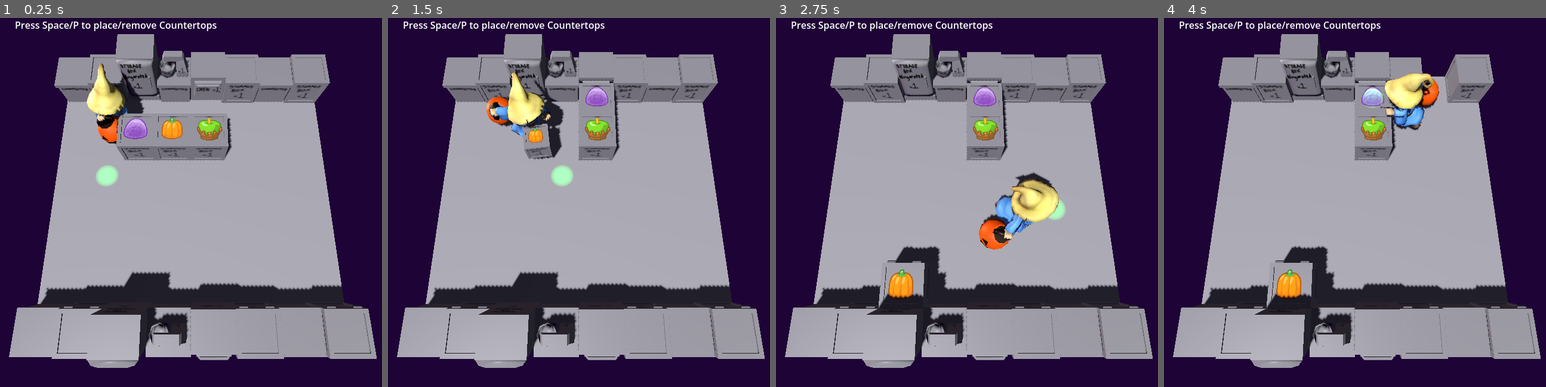
Above: before the commit, frames 1-4 (left to right).
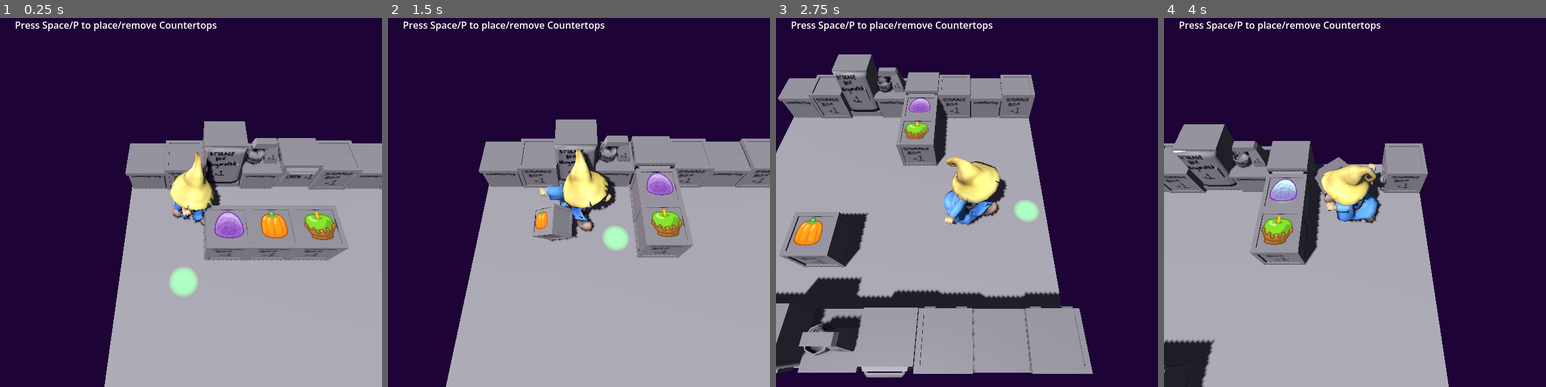
Above: after the commit, the same moments.

Repository: AdmiralPotato/halloween_game_2026
Game: Godot game, scene res://map/TilemapTest.tscn
Two runs of this game, one before a commit and one after it. Both use one fixed random seed, a clock stepped at 60 frames per second and the inputs below.
Inputs (mouse positions are in pixels of both pictures, inside the frame that each line leads up to):
- Up to frame 1 (0.25 s): no input
- Up to frame 2 (1.5 s): tap Space at 0.5, 1.25 s; move the mouse to (663, 176) at 0.52 s; hold Right (move_right) 0.53-1.28 s; tap P (pickup) at 0.6, 1.35 s; move the mouse to (502, 213) at 1.27 s; hold Down (move_down) from 1.28 s (still down)
- Up to frame 3 (2.75 s): tap Space at 2 s; move the mouse to (1005, 110) at 2.02 s; release Down (move_down) at 2.03 s; hold Right (move_right) from 2.03 s (still down); tap P (pickup) at 2.1 s
- Up to frame 4 (4 s): tap Space at 2.75, 3.5 s; move the mouse to (1335, 272) at 2.77 s; release Right (move_right) at 2.78 s; hold Up (move_up) 2.78-3.53 s; tap P (pickup) at 2.85, 3.6 s; move the mouse to (1469, 254) at 3.52 s; hold Left (move_left) from 3.53 s (still down)

The runs differ from the first frame. In frame 1, 54% of the frame differs, in the area x 2-100%, y 4-100%; in frame 2, 49%; in frame 3, 46%; in frame 4, 54%, in the area x 0-99%, y 4-100%.

Commit message:
Carry held item closer to player's hand

Diff:
--- a/map/TestPlayer.tscn
+++ b/map/TestPlayer.tscn
@@ -3,14 +3,7 @@
 [ext_resource type="Script" uid="uid://bhpv87diypx7w" path="res://map/test_player.gd" id="1_qrya2"]
 [ext_resource type="PackedScene" uid="uid://c0nueq4njhld5" path="res://assets/mage.glb" id="2_rn8i4"]
 
-[sub_resource type="CapsuleMesh" id="CapsuleMesh_el5rg"]
-
 [sub_resource type="CapsuleShape3D" id="CapsuleShape3D_el5rg"]
-
-[sub_resource type="PrismMesh" id="PrismMesh_el5rg"]
-
-[sub_resource type="StandardMaterial3D" id="StandardMaterial3D_g1bkv"]
-albedo_color = Color(1, 0.6, 0, 1)
 
 [sub_resource type="AnimationNodeAnimation" id="AnimationNodeAnimation_rn8i4"]
 animation = &"idle"
@@ -44,87 +37,93 @@
 linear_damp = 5.0
 script = ExtResource("1_qrya2")
 
-[node name="CapsuleMesh" type="MeshInstance3D" parent="." unique_id=651257228]
-visible = false
-mesh = SubResource("CapsuleMesh_el5rg")
+[node name="RemoteTransform3D" type="RemoteTransform3D" parent="." unique_id=726062487]
+remote_path = NodePath("../Dolly")
+update_rotation = false
+update_scale = false
+
+[node name="Dolly" type="Node3D" parent="." unique_id=1835635565]
+top_level = true
+
+[node name="Camera3D" type="Camera3D" parent="Dolly" unique_id=2100699906]
+transform = Transform3D(1, 0, 0, 0, 0.49999994, 0.86602545, 0, -0.86602545, 0.49999994, 0, 6, 3)
+current = true
 
 [node name="CapsuleCollision" type="CollisionShape3D" parent="." unique_id=1137736007]
+transform = Transform3D(1, 0, 0, 0, 1, 0, 0, 0, 1, 0, 1, 0)
 shape = SubResource("CapsuleShape3D_el5rg")
 
-[node name="Beak" type="MeshInstance3D" parent="." unique_id=441891062]
-transform = Transform3D(0.875, 0, 0, 0, -4.371139e-08, -0.125, 0, 1, -5.4639235e-09, 0, 0.5, 0.29879713)
-visible = false
-mesh = SubResource("PrismMesh_el5rg")
-surface_material_override/0 = SubResource("StandardMaterial3D_g1bkv")
-
 [node name="mage" parent="." unique_id=645908498 instance=ExtResource("2_rn8i4")]
-transform = Transform3D(2, 0, 0, 0, 2, 0, 0, 0, 2, 0, -1, 0)
+transform = Transform3D(2, 0, 0, 0, 2, 0, 0, 0, 2, 0, 0, 0)
 
 [node name="Skeleton3D" parent="mage/mage_bones" parent_id_path=PackedInt32Array(645908498, 907022497) index="0" unique_id=1433606933]
-bones/1/position = Vector3(-0.0036956922, 0.34841713, -0.15310034)
-bones/1/rotation = Quaternion(-4.034879e-06, 0.70738846, 0.7068251, 4.3074604e-05)
-bones/2/rotation = Quaternion(0.67073405, -1.3196218e-05, 6.794723e-06, 0.74169797)
-bones/3/rotation = Quaternion(0.09534583, -0.0059629525, 0.067445904, 0.99313885)
-bones/4/rotation = Quaternion(-0.26550865, 0.025448184, -0.017876096, 0.96360683)
-bones/5/rotation = Quaternion(0.048027676, 0.050823405, 0.0036372496, 0.9975456)
-bones/6/rotation = Quaternion(0.34030646, -0.0016818501, 0.028611075, 0.93987775)
-bones/7/rotation = Quaternion(0.0023471185, 0.0033363707, 0.04682796, 0.9988947)
-bones/8/rotation = Quaternion(0.7360791, -0.015842862, 0.06280478, 0.6737894)
-bones/9/rotation = Quaternion(0.6058193, -0.13491389, -0.04533072, 0.7827684)
-bones/10/rotation = Quaternion(0.69249123, -0.023886878, 0.14564177, 0.70616835)
-bones/11/rotation = Quaternion(0.7465088, 0.15311207, -0.0287802, 0.64687943)
-bones/12/rotation = Quaternion(0.808893, -1.2934716e-08, -2.2334658e-07, 0.58795595)
-bones/13/rotation = Quaternion(0.8942657, -3.2231206e-08, -4.8093742e-08, -0.4475366)
-bones/14/rotation = Quaternion(0.7810135, -0.33088446, -0.48346016, -0.21633291)
-bones/15/rotation = Quaternion(0.78101313, 0.33088514, 0.48345962, -0.21633428)
-bones/16/rotation = Quaternion(-0.6587107, 0.5106062, 0.27715963, 0.4780838)
-bones/17/rotation = Quaternion(-0.4304025, -0.22230141, -0.053504888, 0.873197)
-bones/18/rotation = Quaternion(-0.06604284, -2.0209721e-07, -0.43588194, 0.8975775)
-bones/19/rotation = Quaternion(-0.5468958, 0.7717241, -0.011613611, 0.32436407)
-bones/20/rotation = Quaternion(0.20471224, 0.46455458, 0.170409, 0.844537)
-bones/22/position = Vector3(-3.6540753e-09, 0.112499796, 1.5730109e-08)
-bones/22/rotation = Quaternion(-1.1323323e-07, 3.094536e-08, -0.7071098, 0.70710385)
-bones/23/rotation = Quaternion(-0.26775783, 0.9039118, -0.18967636, 0.27435768)
-bones/24/rotation = Quaternion(0.5763665, 0.62298816, 0.21208975, -0.484464)
-bones/25/rotation = Quaternion(-0.30020222, 0.40181547, 0.53306526, 0.68136954)
-bones/26/rotation = Quaternion(-0.06649137, -8.707871e-08, 0.4388437, 0.89610004)
-bones/27/rotation = Quaternion(-0.2240644, 0.25346404, -0.7800337, 0.52640146)
-bones/28/rotation = Quaternion(-0.046821233, -0.8019391, -0.20933747, 0.5575657)
-bones/30/position = Vector3(-0.0048954207, 0.06399489, 0.01189157)
-bones/30/rotation = Quaternion(0.46853447, 0.4715668, 0.50569445, 0.54988486)
-bones/31/rotation = Quaternion(-0.1920642, 0.33270106, -0.59464604, 0.70627016)
-bones/32/rotation = Quaternion(-0.11678643, 0.889258, -0.4400022, 0.044488076)
-bones/33/rotation = Quaternion(0.16884397, 0.86923605, -0.46433794, -0.01762713)
-bones/34/rotation = Quaternion(-0.18996975, 0.9817633, 0.0017772443, -0.0070148217)
-bones/35/rotation = Quaternion(0.18987331, 0.9816523, 0.0062967446, -0.016348165)
-bones/36/rotation = Quaternion(0.11291852, 1.7884167e-07, -1.321545e-07, 0.99360424)
+bones/1/position = Vector3(-0.0042756493, 0.309306, -0.15347344)
+bones/1/rotation = Quaternion(-0.00035229177, 0.73139405, 0.6819444, 0.0038098656)
+bones/2/rotation = Quaternion(0.6906483, -0.0020898043, 0.0011138603, 0.72318697)
+bones/3/rotation = Quaternion(0.06379632, -0.0037536272, 0.0605532, 0.9961171)
+bones/4/rotation = Quaternion(-0.2930347, 0.020516478, 0.0011119385, 0.955881)
+bones/5/rotation = Quaternion(-0.03634097, 0.11379323, 0.02099334, 0.99261767)
+bones/6/rotation = Quaternion(0.34030646, -0.0016818575, 0.028611235, 0.9398777)
+bones/7/rotation = Quaternion(-0.03824296, 0.00482796, 0.031736076, 0.9987528)
+bones/8/rotation = Quaternion(0.78557485, 0.006577451, -0.0074039125, 0.61868733)
+bones/9/rotation = Quaternion(0.63566333, -0.12829511, -0.037336826, 0.7603147)
+bones/10/rotation = Quaternion(0.72007215, -0.029629063, 0.13294463, 0.6803999)
+bones/11/rotation = Quaternion(0.77172977, 0.1396955, -0.010835424, 0.6203233)
+bones/12/rotation = Quaternion(0.8002075, 1.0308913e-08, -2.3112077e-07, 0.59972334)
+bones/13/rotation = Quaternion(0.90071535, -2.0957225e-08, -5.6251725e-08, -0.43440974)
+bones/14/rotation = Quaternion(0.78409374, -0.3237785, -0.48824763, -0.20488751)
+bones/15/rotation = Quaternion(0.7840937, 0.32377845, 0.4882476, -0.20488769)
+bones/16/rotation = Quaternion(-0.58558875, 0.71938074, 0.32978043, 0.17556237)
+bones/17/rotation = Quaternion(-0.25412858, -0.38355598, -0.20902216, 0.86290973)
+bones/18/rotation = Quaternion(-0.08835094, -2.0209697e-07, -0.5831143, 0.80757153)
+bones/19/rotation = Quaternion(-0.61241996, 0.7370544, -0.038506687, 0.28321347)
+bones/20/rotation = Quaternion(-0.0064669745, 0.50884414, 0.2861412, 0.81188625)
+bones/22/position = Vector3(1.9719453e-08, 0.11249982, -2.7489332e-08)
+bones/22/rotation = Quaternion(-2.9338497e-07, 1.9447793e-07, -0.7071098, 0.70710385)
+bones/23/rotation = Quaternion(-0.26808345, 0.88286537, -0.21166633, 0.3223004)
+bones/24/rotation = Quaternion(0.60782945, 0.5318705, 0.24255753, -0.5374226)
+bones/25/rotation = Quaternion(-0.30484608, 0.16367227, 0.49069667, 0.79968554)
+bones/26/rotation = Quaternion(-0.057618737, -8.288773e-08, 0.38028422, 0.92307323)
+bones/27/rotation = Quaternion(-0.117364176, 0.3534262, -0.66142833, 0.6510209)
+bones/28/rotation = Quaternion(0.08113321, -0.75203025, -0.2944688, 0.58408564)
+bones/30/position = Vector3(-0.004895379, 0.06399491, 0.011891675)
+bones/30/rotation = Quaternion(0.46853375, 0.47156549, 0.5056953, 0.54988587)
+bones/31/rotation = Quaternion(-0.20282705, 0.24944353, -0.6651673, 0.6739374)
+bones/32/rotation = Quaternion(-0.11675978, 0.88931006, -0.43989617, 0.044565916)
+bones/33/rotation = Quaternion(0.16884404, 0.8692358, -0.4643385, -0.01762702)
+bones/34/rotation = Quaternion(-0.18996976, 0.9817633, 0.0017763374, -0.007014646)
+bones/35/rotation = Quaternion(0.1898733, 0.9816523, 0.0062958435, -0.016348334)
+bones/36/rotation = Quaternion(0.11291944, 1.8223665e-07, -1.3476995e-07, 0.9936042)
 bones/37/rotation = Quaternion(0.9492918, -0.16457272, -0.14643715, -0.22431459)
 bones/38/rotation = Quaternion(0.9598367, 0.18929213, 0.036225136, -0.20388654)
-bones/39/rotation = Quaternion(-0.660619, -0.05273886, -0.025504183, 0.74843216)
-bones/41/position = Vector3(4.927196e-06, 0.13502629, -9.1145426e-05)
-bones/41/rotation = Quaternion(-0.64637554, 5.182506e-06, 5.374484e-06, 0.76301944)
-bones/42/rotation = Quaternion(0.430918, -0.48137835, 0.5686543, 0.5091335)
-bones/43/rotation = Quaternion(-0.52159363, -0.741527, 0.27656636, 0.31873003)
-bones/44/rotation = Quaternion(0.4587392, -0.0038760388, 0.08411612, 0.8845721)
-bones/45/rotation = Quaternion(-0.0111025665, 0.86449707, -0.49122438, 0.10592595)
-bones/46/rotation = Quaternion(0.3823536, 0.03842068, -0.015915025, 0.92307985)
-bones/47/position = Vector3(-0.06890498, 0.012554072, -0.05465094)
-bones/47/rotation = Quaternion(-0.12451359, -0.013872765, 0.22201312, 0.9669613)
-bones/48/rotation = Quaternion(0.48137844, 0.43091795, -0.5091335, 0.5686543)
-bones/49/rotation = Quaternion(-0.3965176, 0.6083963, -0.48582608, 0.48641637)
-bones/50/rotation = Quaternion(0.36537272, 0.0040680664, -0.066996254, 0.92843837)
-bones/51/rotation = Quaternion(-0.001920812, 0.7435967, -0.65989345, -0.107708484)
-bones/52/rotation = Quaternion(0.38211942, 0.05014404, -0.020770127, 0.9225178)
-bones/53/position = Vector3(0.047517776, -0.08103553, -0.088623784)
-bones/53/rotation = Quaternion(-0.2716642, 0.30665994, -0.26698518, 0.87228274)
-bones/54/position = Vector3(-0.03178491, 0.042979907, -0.08958954)
-bones/54/rotation = Quaternion(-0.08100209, -0.116719805, 0.018704217, 0.9896794)
-bones/55/position = Vector3(0.031784795, 0.042979915, -0.08958947)
-bones/55/rotation = Quaternion(-0.2574187, 0.12137186, -0.07894024, 0.9553915)
-bones/56/position = Vector3(-0.11415221, 0.05630283, -0.0654929)
-bones/56/rotation = Quaternion(-0.009366196, -0.11440925, 0.093698554, 0.98896086)
-bones/57/position = Vector3(0.11415209, 0.05630284, -0.065493025)
-bones/57/rotation = Quaternion(-0.19625595, 0.094480425, -0.1936424, 0.95658755)
+bones/39/rotation = Quaternion(-0.6606192, -0.052738898, -0.02550439, 0.748432)
+bones/41/position = Vector3(0.0002553753, 0.13635816, -0.0049078004)
+bones/41/rotation = Quaternion(-0.64643574, -0.00043219625, -0.0003865336, 0.76296824)
+bones/42/rotation = Quaternion(0.41126955, -0.463731, 0.58302253, 0.5252578)
+bones/43/rotation = Quaternion(-0.52679133, -0.79220533, 0.15825744, 0.2643033)
+bones/44/rotation = Quaternion(0.6409508, -0.0033237361, 0.11752715, 0.7585239)
+bones/45/rotation = Quaternion(-0.024316665, 0.8181561, -0.5662194, 0.097082525)
+bones/46/rotation = Quaternion(0.38221473, 0.04394011, -0.01819442, 0.922849)
+bones/47/position = Vector3(-0.07914318, 0.023641761, -0.04786348)
+bones/47/rotation = Quaternion(-0.23556393, 0.029750034, 0.23035704, 0.943695)
+bones/48/rotation = Quaternion(0.463731, 0.41126958, -0.52525777, 0.5830225)
+bones/49/rotation = Quaternion(-0.36854464, 0.69777197, -0.42304635, 0.44533247)
+bones/50/rotation = Quaternion(0.56383824, 0.0035902127, -0.10338772, 0.8193807)
+bones/51/rotation = Quaternion(0.07489887, 0.6576494, -0.7471551, -0.060389012)
+bones/52/rotation = Quaternion(0.3826524, -0.005488697, 0.0022663283, 0.9238733)
+bones/53/position = Vector3(0.08021285, -0.08417333, -0.04558785)
+bones/53/rotation = Quaternion(-0.39613718, 0.18301779, -0.30180004, 0.8476418)
+bones/54/position = Vector3(-0.03178498, 0.04298002, -0.089589596)
+bones/54/rotation = Quaternion(-0.114217825, -0.09816788, 0.11980896, 0.98130685)
+bones/55/position = Vector3(0.031784825, 0.042980086, -0.08958962)
+bones/55/rotation = Quaternion(-0.34179887, 0.12474888, -0.12799326, 0.9226208)
+bones/56/position = Vector3(-0.11415221, 0.056302823, -0.06549288)
+bones/56/rotation = Quaternion(-0.0463995, -0.0839724, 0.21005529, 0.972971)
+bones/57/position = Vector3(0.1141521, 0.056302965, -0.06549316)
+bones/57/rotation = Quaternion(-0.27263528, 0.09015205, -0.24672094, 0.9255655)
+
+[node name="bucket" parent="mage/mage_bones/Skeleton3D" index="0" unique_id=888979770]
+visible = false
 
 [node name="AnimationTree" type="AnimationTree" parent="." unique_id=2145077579]
 root_node = NodePath("../mage")
@@ -132,4 +131,9 @@
 anim_player = NodePath("../mage/AnimationPlayer")
 parameters/BlendSpace1D/blend_position = 0.0
 
+[node name="RightHand" type="Marker3D" parent="." unique_id=1392142641]
+
+[node name="Carry" type="Marker3D" parent="RightHand" unique_id=1186445094]
+transform = Transform3D(1, 0, 0, 0, 1, 0, 0, 0, 1, 0, 0.2, 0)
+
 [editable path="mage"]
--- a/map/TilemapTest.tscn
+++ b/map/TilemapTest.tscn
@@ -25,9 +25,6 @@
 process_physics_priority = -1
 script = ExtResource("1_0n275")
 
-[node name="Camera3D" type="Camera3D" parent="." unique_id=1548782193]
-transform = Transform3D(1, 0, 0, 0, 0.25881907, 0.9659258, 0, -0.9659258, 0.25881907, 4, 7, 6)
-
 [node name="Tilemap" type="Node3D" parent="." unique_id=991694847]
 script = ExtResource("2_xtlfy")
 metadata/_custom_type_script = "uid://brhfhuo7lsymv"
@@ -42,7 +39,7 @@
 mesh = SubResource("BoxMesh_el5rg")
 
 [node name="TestPlayer" parent="." unique_id=1707035649 instance=ExtResource("3_8t2af")]
-transform = Transform3D(1, 0, 0, 0, 1, 0, 0, 0, 1, 2, 1, 2)
+transform = Transform3D(1, 0, 0, 0, 1, 0, 0, 0, 1, 2, 0, 2)
 
 [node name="WorldEnvironment" type="WorldEnvironment" parent="." unique_id=1716016636]
 environment = SubResource("Environment_el5rg")
--- a/map/test_player.gd
+++ b/map/test_player.gd
@@ -14,7 +14,14 @@
 var held_object: BaseMapNode
 var in_rearrange_mode := true
 
+@onready var carry_node = $RightHand/Carry
+@onready var right_hand_node = $RightHand
+@onready var mesh_node = $mage
+@onready var skeleton = $mage/mage_bones/Skeleton3D
+@onready var hand_bone = skeleton.find_bone("hand_R")
+
 func _physics_process(delta):
+	right_hand_node.transform = skeleton.get_bone_global_pose(hand_bone)
 	var input_vec := Vector2(
 		Input.get_axis("move_left", "move_right"),
 		Input.get_axis("move_up", "move_down"),
@@ -29,10 +36,10 @@
 	$AnimationTree.set("parameters/BlendSpace1D/blend_position", input_vec.length())
 	if Vector2(desired_x_motion, desired_z_motion).length() > 0.1:
 		var desired_facing = atan2(desired_x_motion, desired_z_motion)
-		var facing_delta = angle_difference(self.rotation.y, desired_facing)
-		self.rotation.y += facing_delta * turn_speed * delta
+		var facing_delta = angle_difference(rotation.y, desired_facing)
+		rotation.y += facing_delta * turn_speed * delta
 	if Input.is_action_just_pressed("pickup"):
-		var target_tile := Global.tilemap.find_tile(self.position, self.basis.z, 1.4)
+		var target_tile := Global.tilemap.find_tile(self.position, basis.z, 1.4)
 		var tilemap := Global.tilemap
 		var old_held := held_object
 		if held_object is FurniNode || in_rearrange_mode:
@@ -42,8 +49,8 @@
 			held_object = Global.tilemap.swap_item(target_tile, held_object)
 		# If we're holding an object now, it's because we picked one up.
 		if held_object:
-			add_child(held_object)
-			held_object.position = HAND_POS
+			carry_node.add_child(held_object)
+			held_object.position = Vector3.ZERO
 			held_object.scale = SMOL
 			held_object.animate_to_current_transform()
 		if old_held:
